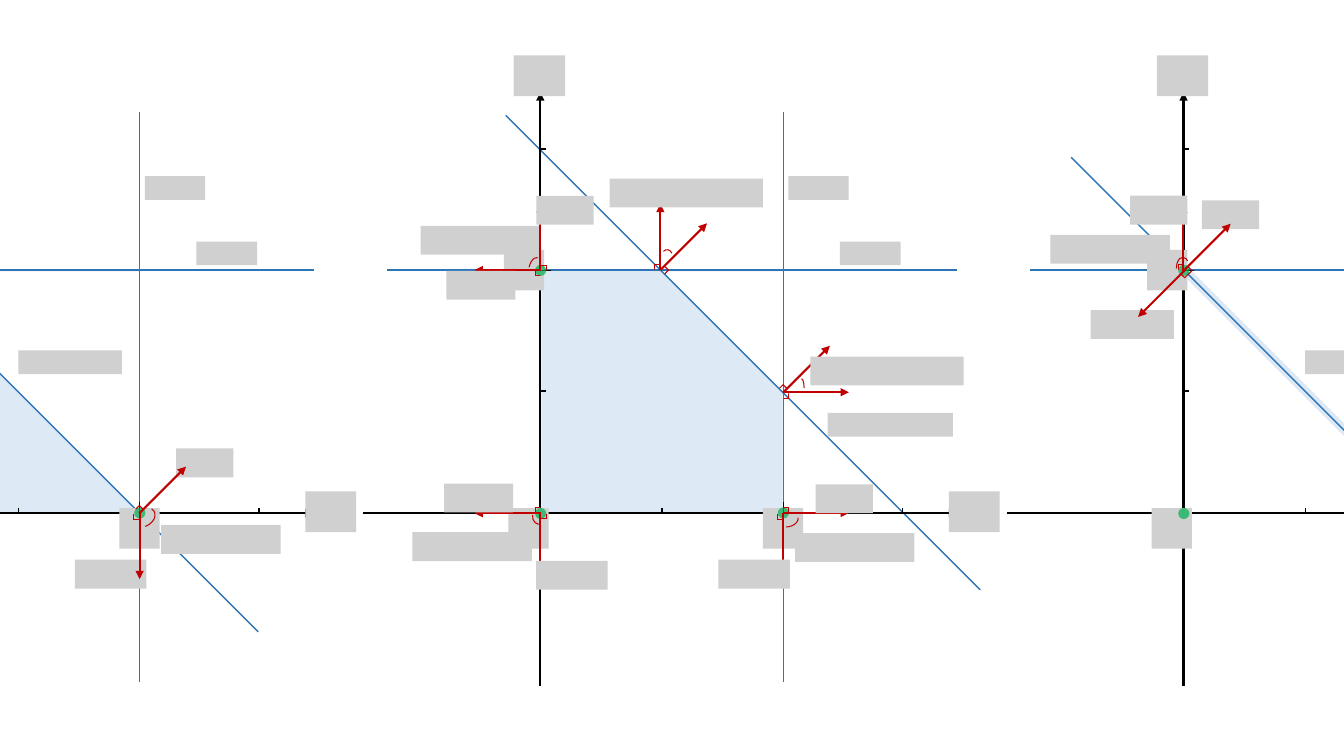
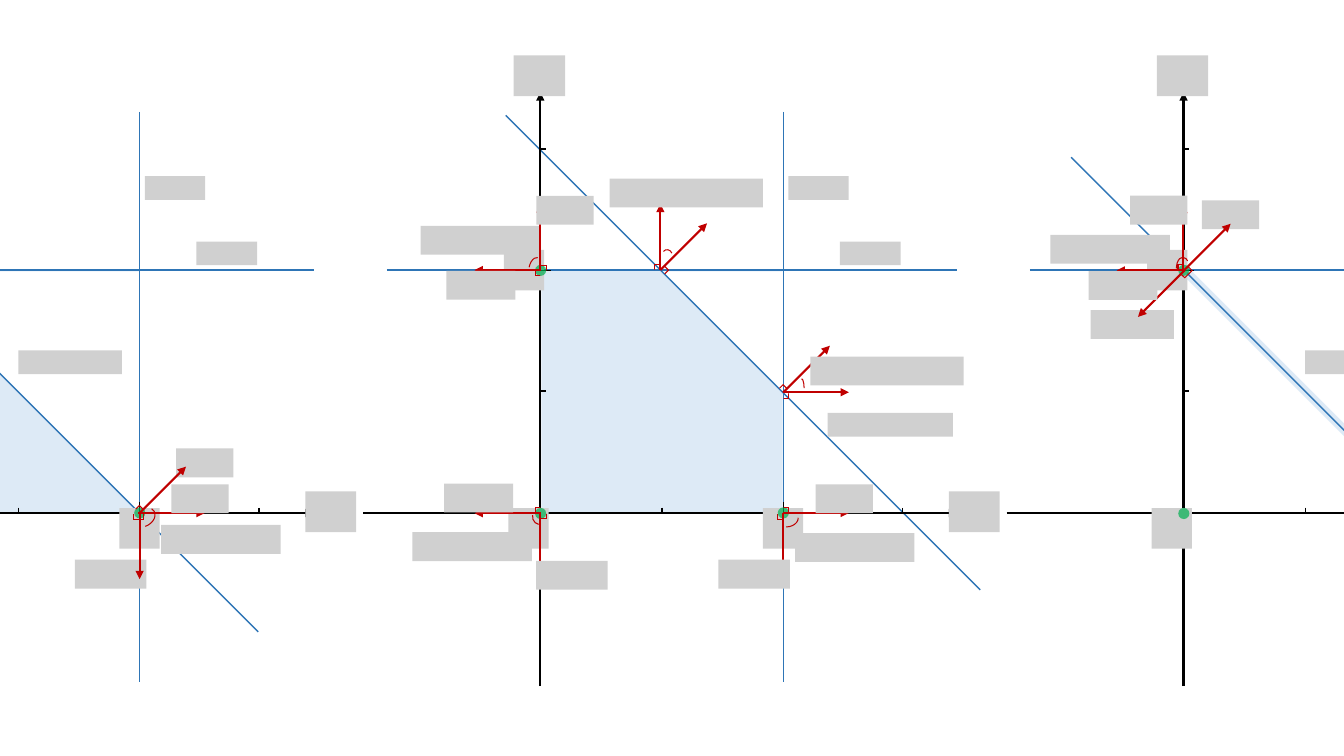
Before and after one commit to khalil-research/CaVE, a slide deck: slide 6 of images/axis.pptx. Drawn at 1344x756 pixels with LibreOffice and Linux fonts; fonts in the diff are those of the drawing; grey boxes stand for pictures; background and template pictures are left out. Boxes give left, top, right and bottom in pixels: in the first picture for what was removed or moved away, otherwise in the second. Text is boxed around its words. In the diff, an @@ line names an element or a change of style, - is before the commit and + after.

```diff
--- a/images/axis.pptx
+++ b/images/axis.pptx
@@ corner added at [1178,264,1183,269], fill #C00000, outline #C00000 0.75 pt @@
@@ picture added at [1089,271,1157,300] @@
@@ arrow added from (1183, 270) to (1117, 270), #C00000 1.5 pt @@
@@ picture added at [171,485,229,514] @@
@@ arrow added from (138, 513) to (205, 513), #C00000 1.5 pt @@
@@ corner added at [139,514,144,519], fill #C00000, outline #C00000 0.75 pt @@
```
Also in this commit, not shown: 1 other file.
